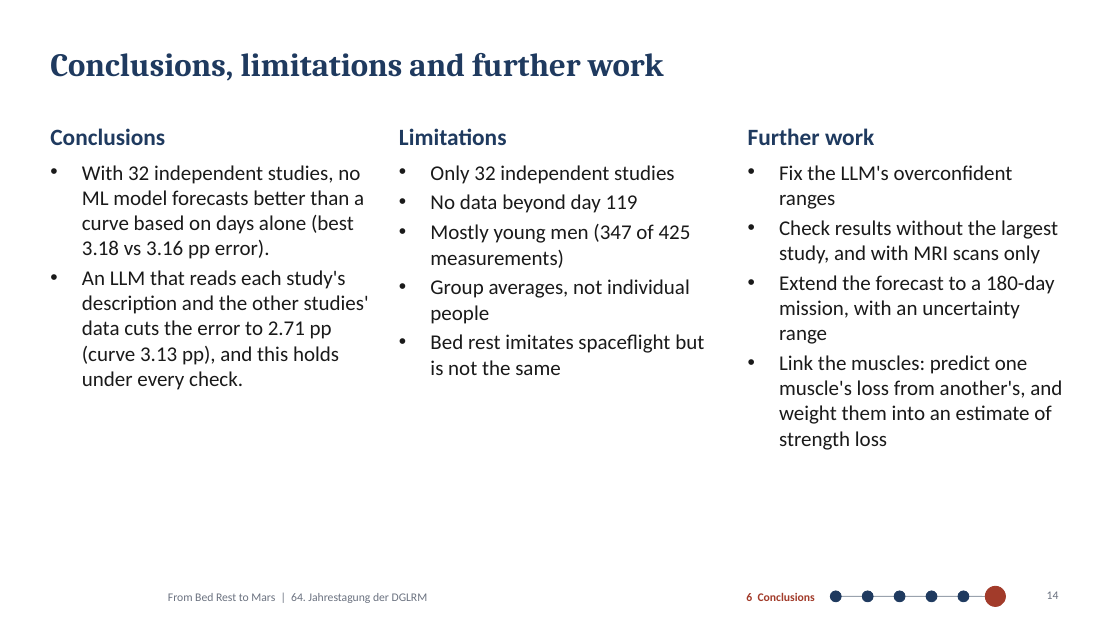
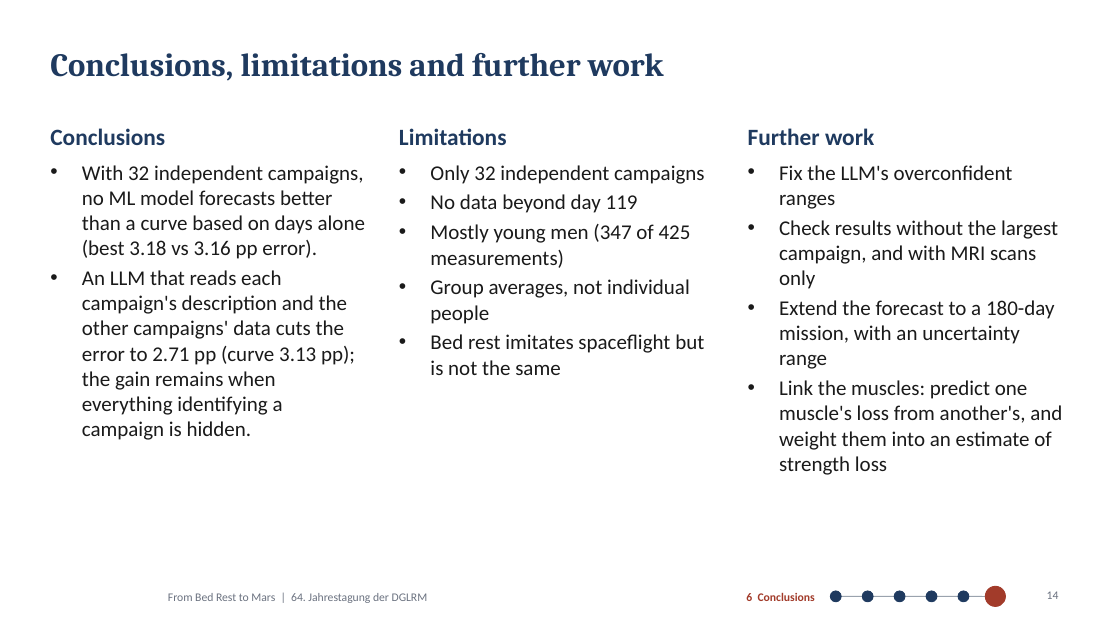
Before and after one commit to MiladBahariQaragoz/BedrestToMars, a slide deck: slide 14 of presentation/bed-rest-to-mars-talk.pptx. Drawn at 1120x630 pixels with LibreOffice and Linux fonts; fonts in the diff are those of the drawing; background and template pictures are left out. Boxes give left, top, right and bottom in pixels: in the first picture for what was removed or moved away, otherwise in the second. Text is boxed around its words. In the diff, an @@ line names an element or a change of style, - is before the commit and + after.

```diff
--- a/presentation/bed-rest-to-mars-talk.pptx
+++ b/presentation/bed-rest-to-mars-talk.pptx
@@ text at <box>82,165,365,440</box>: text changed @@
-• With 32 independent studies, no ML model forecasts better than a curve based on days alone (best 3.18 vs 3.16 pp error).
-• An LLM that reads each study's description and the other studies' data cuts the error to 2.71 pp (curve 3.13 pp), and this holds under every check.
+• With 32 independent campaigns, no ML model forecasts better than a curve based on days alone (best 3.18 vs 3.16 pp error).
+• An LLM that reads each campaign's description and the other campaigns' data cuts the error to 2.71 pp (curve 3.13 pp); the gain remains when everything identifying a campaign is hidden.
@@ text at <box>430,165,704,184</box>: text changed @@
-• Only 32 independent studies
+• Only 32 independent campaigns
@@ text at <box>779,220,1058,289</box>: text changed @@
-• Check results without the largest study, and with MRI scans only
+• Check results without the largest campaign, and with MRI scans only
```
Also in this commit, not shown: 10 other slides changed, 3 other files.
